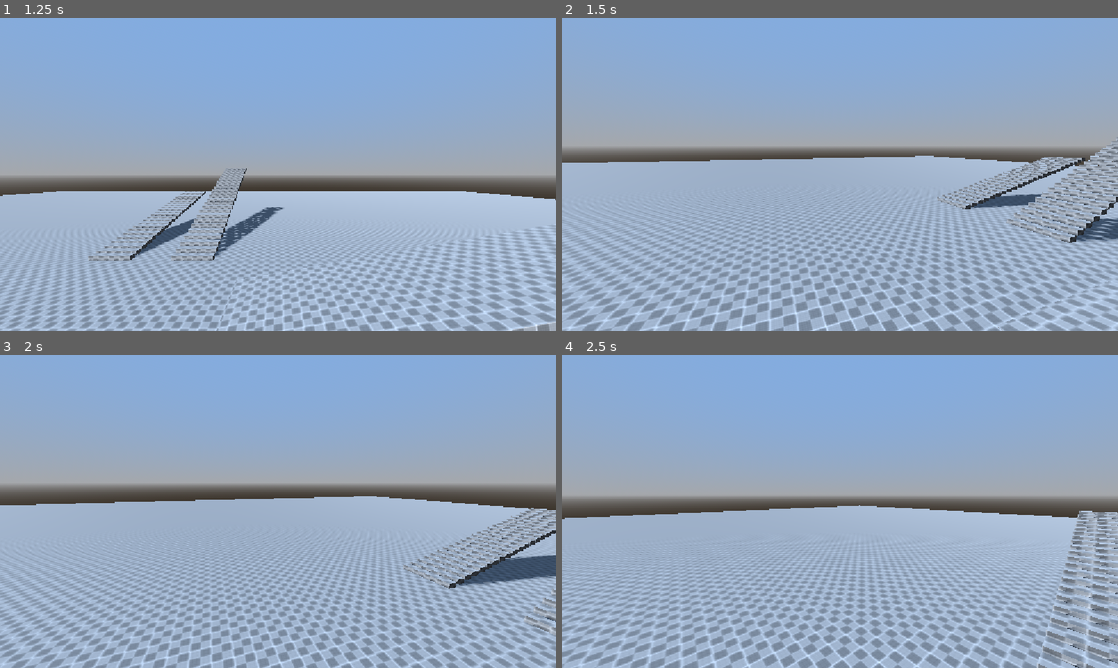
Above: before the commit, frames 1-4 (two rows, left to right).
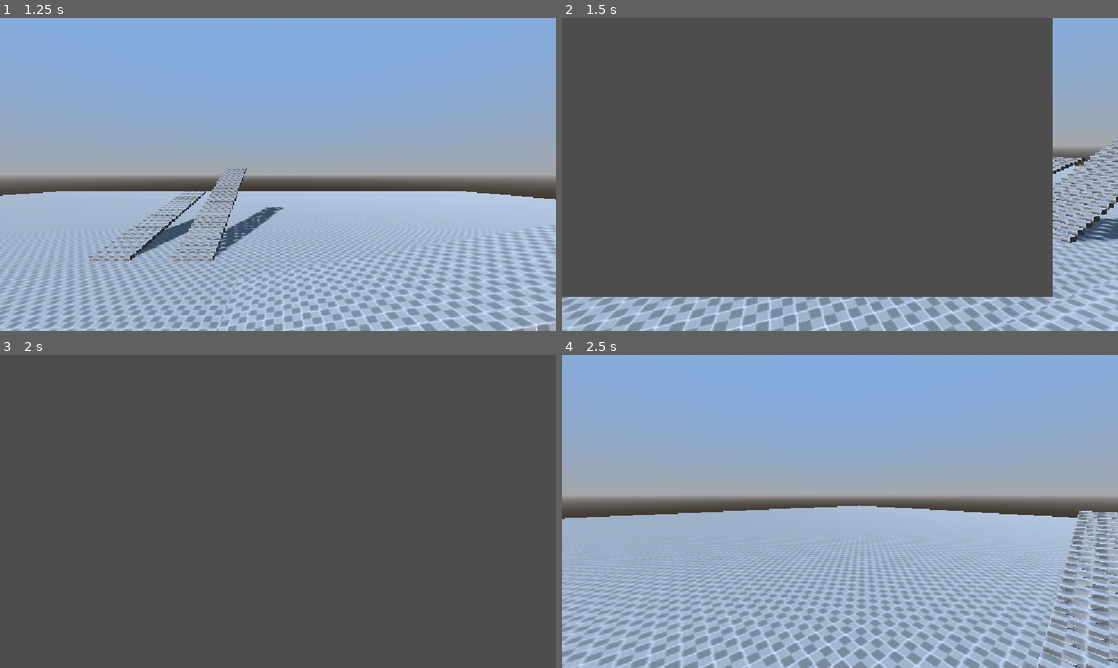
Above: after the commit, the same moments.

Repository: berylllium/void-game
Game: Godot game, scene res://scenes/test.tscn
The game is run twice, just before and just after one commit, with the same random seed, the same clock (stepped at 60 frames per second) and the same inputs.
Inputs (mouse positions are in pixels of both pictures, inside the frame that each line leads up to):
- Up to frame 1 (1.25 s): move the mouse to (400, 158) at 0.52 s; hold D (player_right) from 0.53 s (still down); hold V (player_noclip) from 0.53 s (still down); click (400, 158) at 0.67 s; tap Space (player_jump) at 0.77 s
- Up to frame 2 (1.5 s): move the mouse to (812, 174) at 1.27 s; release D (player_right) at 1.28 s; release V (player_noclip) at 1.28 s; hold W (player_forward) from 1.28 s (still down); tap Shift (player_sprint) at 1.35 s
- Up to frame 3 (2 s): keep holding W (player_forward); tap Space (player_jump) at 1.52 s
- Up to frame 4 (2.5 s): keep holding W (player_forward); move the mouse to (851, 505) at 2.02 s; hold V (player_noclip) from 2.03 s (still down)

Frame 1 is identical in both runs. In frame 2, 77% of the frame differs, in the area x 0-89%, y 0-90%; in frame 3, 97%, in the area x 0-100%, y 0-100%; in frame 4, nothing differs.

Commit message:
added broken monitor, fonts folder, textures folder

Diff:
--- /dev/null
+++ b/prefabs/pda_screen.tscn
@@ -0,0 +1,74 @@
+[gd_scene format=3 uid="uid://dsrwx8fpsflex"]
+
+[ext_resource type="FontFile" uid="uid://dclpd75bnyiml" path="res://data/fonts/VT323-Regular.ttf" id="1_8ner6"]
+[ext_resource type="Texture2D" uid="uid://qr36evglx04r" path="res://textures/pda-icon-sheet.png" id="1_j5sov"]
+
+[sub_resource type="AtlasTexture" id="AtlasTexture_542sn"]
+atlas = ExtResource("1_j5sov")
+
+[node name="pda_control" type="Control" unique_id=24379625]
+custom_minimum_size = Vector2(640, 480)
+custom_maximum_size = Vector2(640, 480)
+layout_mode = 3
+anchors_preset = 15
+anchor_right = 1.0
+anchor_bottom = 1.0
+offset_right = -512.0
+offset_bottom = -168.0
+grow_horizontal = 2
+grow_vertical = 2
+
+[node name="bg" type="ColorRect" parent="." unique_id=1535185408]
+layout_mode = 1
+anchors_preset = 15
+anchor_right = 1.0
+anchor_bottom = 1.0
+grow_horizontal = 2
+grow_vertical = 2
+color = Color(0.14225578, 0.14225581, 0.14225578, 1)
+
+[node name="row_container" type="VBoxContainer" parent="." unique_id=937416979]
+layout_mode = 1
+anchors_preset = 15
+anchor_right = 1.0
+anchor_bottom = 1.0
+grow_horizontal = 2
+grow_vertical = 2
+
+[node name="pda_title" type="Label" parent="row_container" unique_id=510099526]
+layout_mode = 2
+theme_override_fonts/font = ExtResource("1_8ner6")
+theme_override_font_sizes/font_size = 48
+text = "ENTERPRISE PDA"
+horizontal_alignment = 1
+
+[node name="apps_grid" type="GridContainer" parent="row_container" unique_id=1166708522]
+layout_mode = 2
+size_flags_horizontal = 4
+size_flags_vertical = 4
+offset_transform_enabled = true
+columns = 2
+
+[node name="id" type="TextureButton" parent="row_container/apps_grid" unique_id=734942338]
+texture_filter = 1
+layout_mode = 2
+offset_transform_enabled = true
+texture_normal = SubResource("AtlasTexture_542sn")
+
+[node name="maintenance" type="TextureButton" parent="row_container/apps_grid" unique_id=1647639138]
+texture_filter = 1
+layout_mode = 2
+offset_transform_enabled = true
+texture_normal = SubResource("AtlasTexture_542sn")
+
+[node name="diagnostics" type="TextureButton" parent="row_container/apps_grid" unique_id=271489695]
+texture_filter = 1
+layout_mode = 2
+offset_transform_enabled = true
+texture_normal = SubResource("AtlasTexture_542sn")
+
+[node name="progress" type="TextureButton" parent="row_container/apps_grid" unique_id=1657431290]
+texture_filter = 1
+layout_mode = 2
+offset_transform_enabled = true
+texture_normal = SubResource("AtlasTexture_542sn")
--- a/project.godot
+++ b/project.godot
@@ -17,6 +17,7 @@
 
 [display]
 
+window/size/mode=4
 window/stretch/mode="canvas_items"
 window/stretch/aspect="expand"
 
--- a/scenes/test.tscn
+++ b/scenes/test.tscn
@@ -27,6 +27,9 @@
 script = ExtResource("3_lpvoh")
 array_mesh = ExtResource("4_at5dv")
 metadata/_custom_type_script = "uid://bddp55eylvwpv"
+
+[sub_resource type="ViewportTexture" id="ViewportTexture_oh2cv"]
+viewport_path = NodePath("Sprite3D/SubViewport")
 
 [node name="test" type="Node3D" unique_id=852588680]
 
@@ -74,4 +77,16 @@
 transform = Transform3D(0.81520045, 0.31379187, -0.4868089, -1.4401615e-08, 0.8405157, 0.5417875, 0.5791789, -0.4416654, 0.68518865, 0, 5.1525745, 0)
 shadow_enabled = true
 
+[node name="Sprite3D" type="Sprite3D" parent="." unique_id=129611412]
+transform = Transform3D(1, 0, 0, 0, 1, 0, 0, 0, 1, 0, 1.2623466, 0)
+billboard = 1
+texture_filter = 0
+texture = SubResource("ViewportTexture_oh2cv")
+
+[node name="SubViewport" type="SubViewport" parent="Sprite3D" unique_id=574336222]
+anisotropic_filtering_level = 0
+canvas_item_default_texture_filter = 0
+size = Vector2i(640, 480)
+render_target_update_mode = 4
+
 [editable path="test2"]
Not shown, added: data/fonts/OFL.txt
Binary file added: data/fonts/VT323-Regular.ttf
Not shown, added: data/fonts/VT323-Regular.ttf.import
Not shown: 1 places in scenes/test.tscn that only renumber resources
Binary file added: textures/pda-icon-sheet.png
Not shown, added: textures/pda-icon-sheet.png.import
